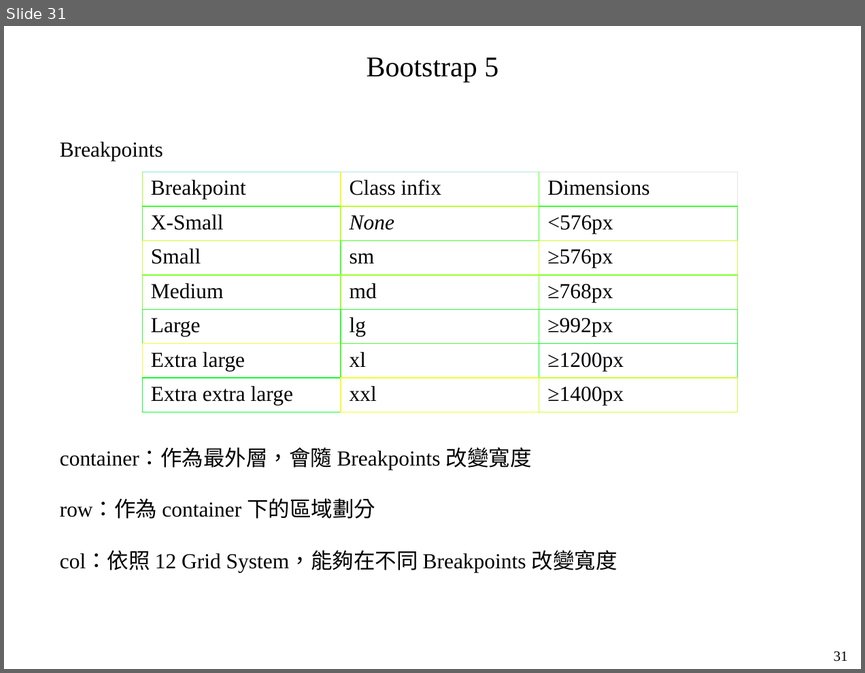
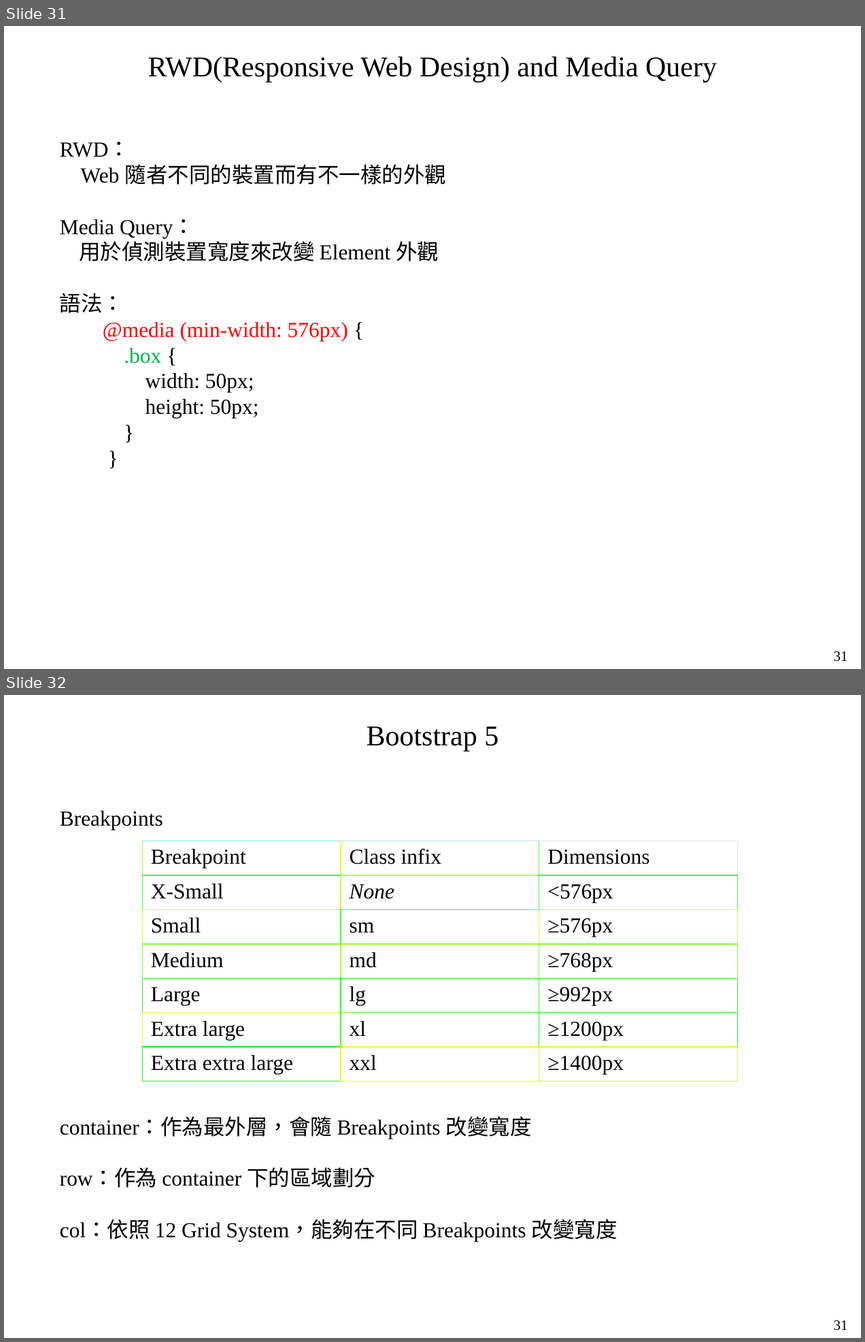
Before and after one commit to mar120434/2021_web_tutor, a slide deck: 靜態網頁.pptx. Shown one above the other, each under a label of ours: slide 31 before the commit, slides 31 and 32 after it. The pictures are 865x673 and 865x1342 pixels, drawn with LibreOffice and Linux fonts; fonts in the diff are those of the drawing. Boxes give left, top, right and bottom in pixels: in the first picture for what was removed or moved away, otherwise in the second. Text is boxed around its words. In the diff, an @@ line names an element or a change of style, - is before the commit and + after.

```diff
--- a/靜態網頁.pptx
+++ b/靜態網頁.pptx
@@ slide 31 added at [4,26,861,669], background #FFFFFF @@
@@ text added at [148,57,717,82], 24 pt, text #000000 @@
+RWD(Responsive Web Design) and Media Query
@@ text added at [60,142,446,418], 18 pt, text #000000 @@
+RWD：
+Web 隨者不同的裝置而有不一樣的外觀
+Media Query：
+用於偵測裝置寬度來改變 Element 外觀
+語法：
+@media (min-width: 576px) {
+.box {
+width: 50px;
+height: 50px;
+}
+}
@@ text added at [834,651,848,661], 12 pt, text #000000 @@
+31
@@ what was slide 31 is now slide 32 @@
```
Also in this commit, not shown: 1 other slide added, 1 other file.
